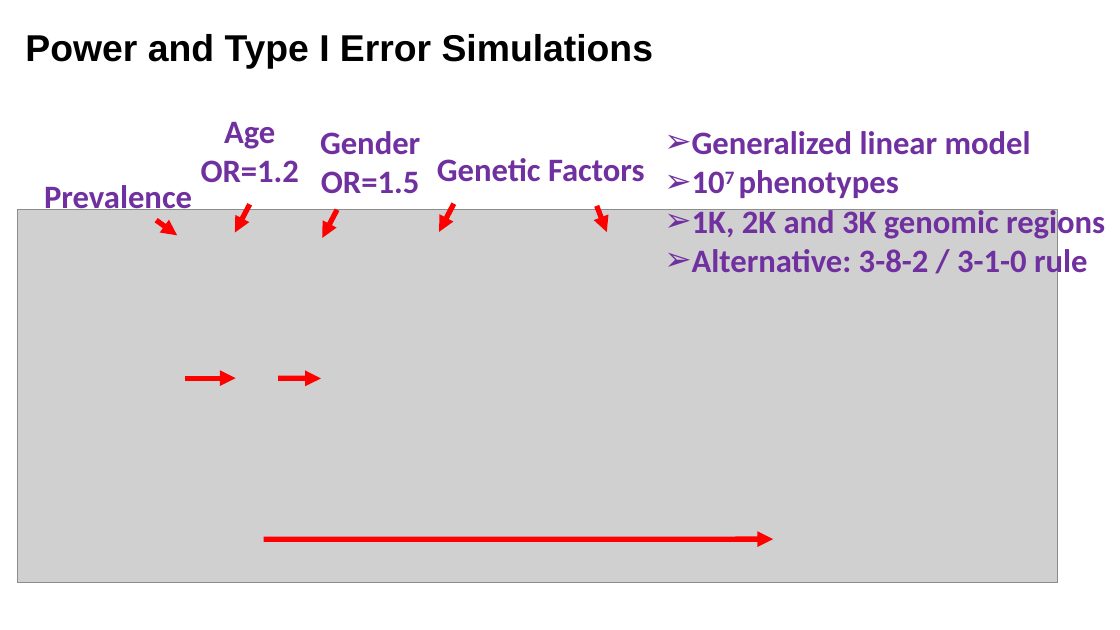
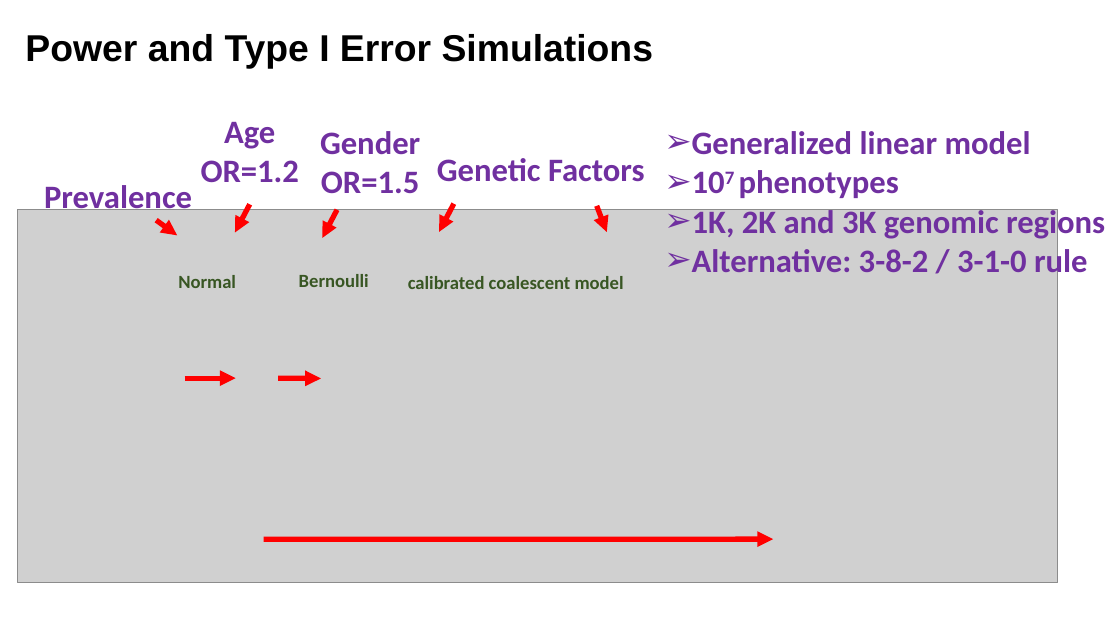
Before and after one commit to Shicheng-Guo/Shicheng-Guo.Github.io, a slide deck: slide 4 of tutorials/2020/Robust-SKAT-Shicheng-Guo-2020-P-MCRI.pptx. Drawn at 1120x630 pixels with LibreOffice and Linux fonts; fonts in the diff are those of the drawing; grey boxes stand for pictures. Boxes give left, top, right and bottom in pixels: in the first picture for what was removed or moved away, otherwise in the second. Text is boxed around its words. In the diff, an @@ line names an element or a change of style, - is before the commit and + after.

```diff
--- a/tutorials/2020/Robust-SKAT-Shicheng-Guo-2020-P-MCRI.pptx
+++ b/tutorials/2020/Robust-SKAT-Shicheng-Guo-2020-P-MCRI.pptx
@@ text added at [178, 275, 236, 288], 16 pt, text #385723, bold @@
+Normal
@@ text added at [299, 274, 369, 287], 16 pt, text #385723, bold @@
+Bernoulli
@@ text added at [408, 276, 624, 289], 16 pt, text #385723, bold @@
+calibrated coalescent model
```
